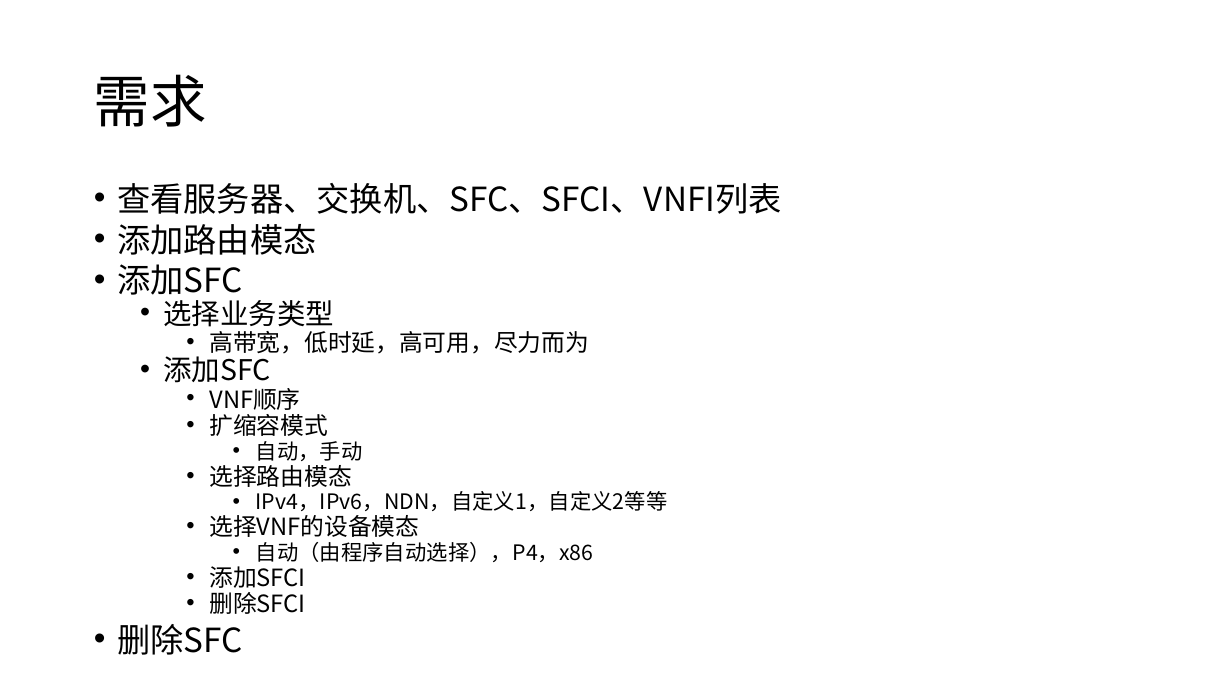
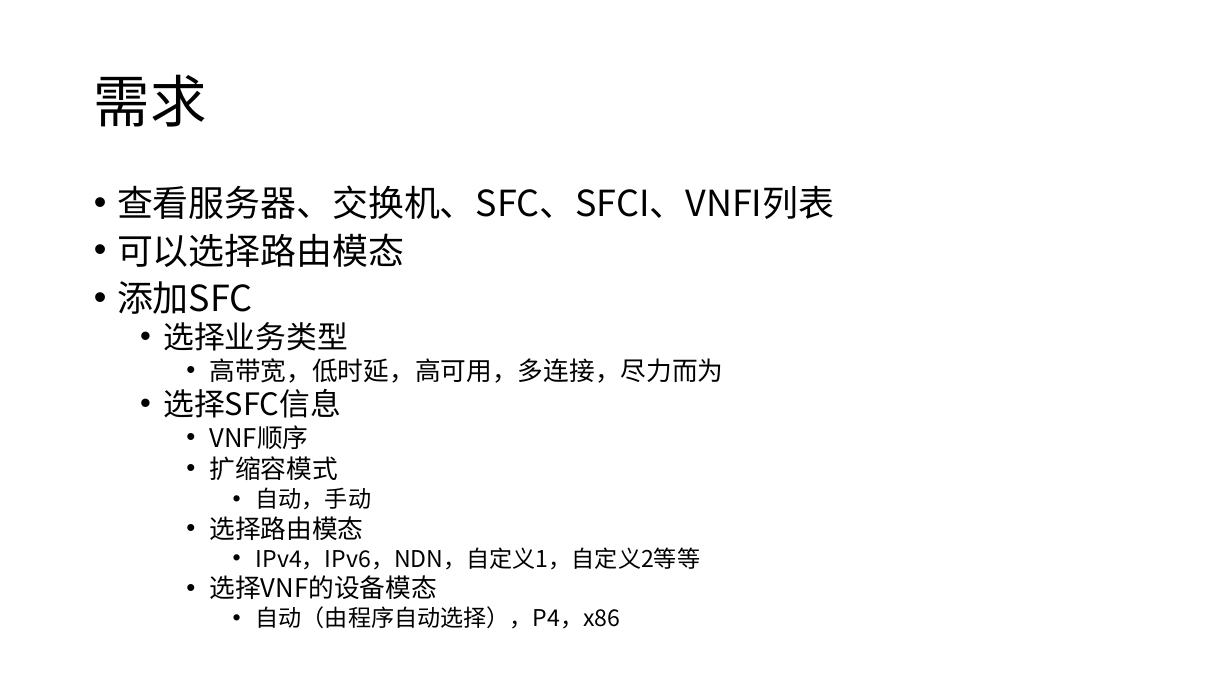
Before and after one commit to magaboomchen/SelfAdaptiveMano, a slide deck: slide 7 of doc/SoftwareDesign/Dashboard/DashboardRequirements.pptx. Drawn at 1232x693 pixels with LibreOffice and Linux fonts; fonts in the diff are those of the drawing. Boxes give left, top, right and bottom in pixels: in the first picture for what was removed or moved away, otherwise in the second. Text is boxed around its words. In the diff, an @@ line names an element or a change of style, - is before the commit and + after.

```diff
--- a/doc/SoftwareDesign/Dashboard/DashboardRequirements.pptx
+++ b/doc/SoftwareDesign/Dashboard/DashboardRequirements.pptx
@@ text at box(117, 185, 834, 629): size 25.9 to 28 pt in "查看服务器、交换机、SFC、SFCI、VNFI列表", "添加SFC"; size 22.2 to 24 pt in "选择业务类型"; size 18.5 to 20 pt in "VNF顺序", "扩缩容模式", "选择路由模态", "选择VNF的设备模态"; size 16.6 to 18 pt in "自动，手动", "IPv4，IPv6，NDN，自定义1，自定义2等等", "自动（由程序自动选择），P4，x86"; line spacing 0.7 to 0.8 @@
@@ text at box(117, 233, 404, 267): text changed; size 25.9 to 28 pt @@
-• 添加路由模态
+• 可以选择路由模态
@@ text at box(163, 358, 723, 418): text changed; size 18.5 to 20 pt @@
-    • 高带宽，低时延，高可用，尽力而为
-  • 添加SFC
+    • 高带宽，低时延，高可用，多连接，尽力而为
+  • 选择SFC信息
@@ text at box(117, 566, 306, 655): paragraphs removed @@
-    • 添加SFCI
-    • 删除SFCI
-• 删除SFC
```
Also in this commit, not shown: 1 slide added, 5 other files.
